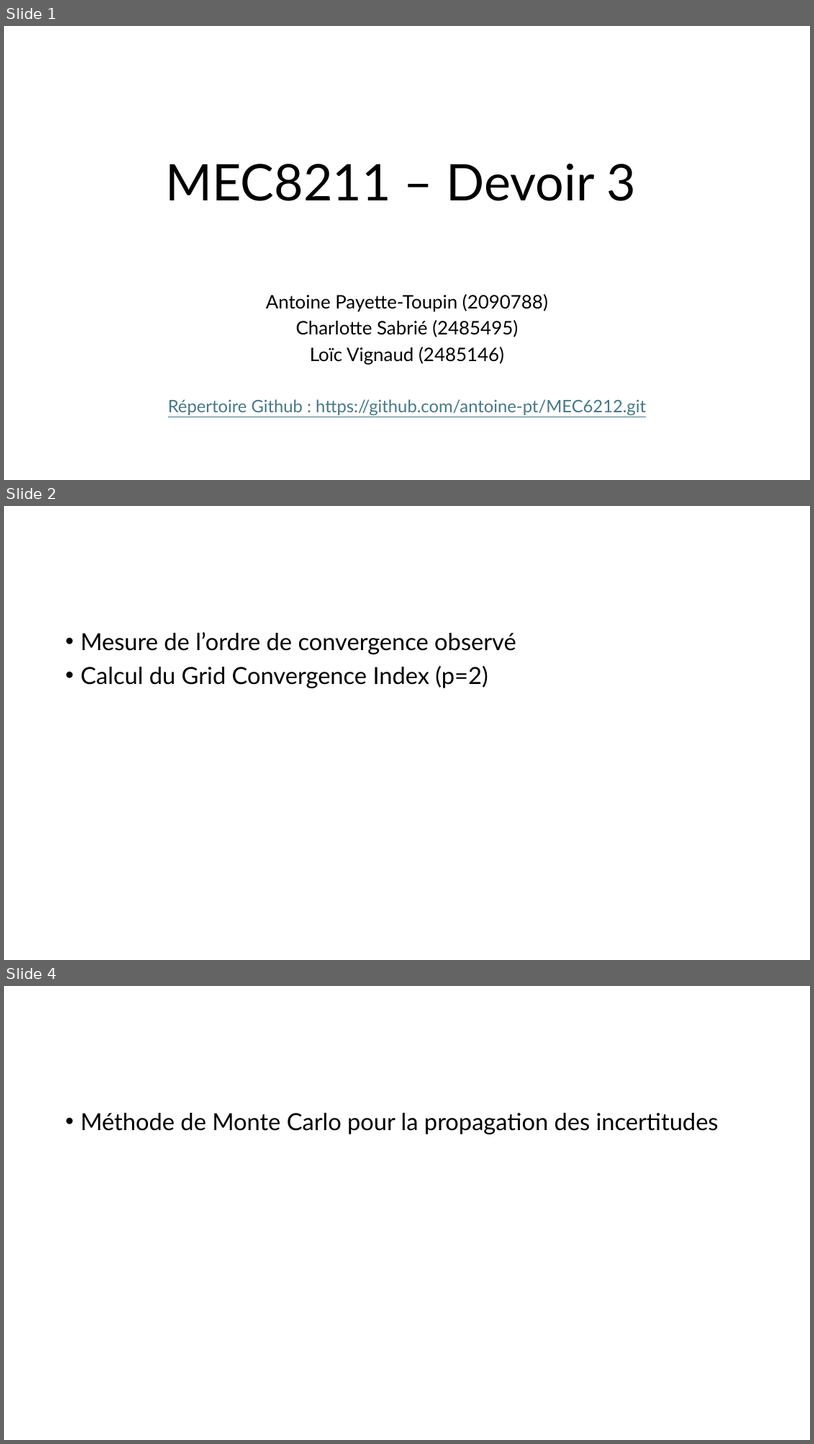
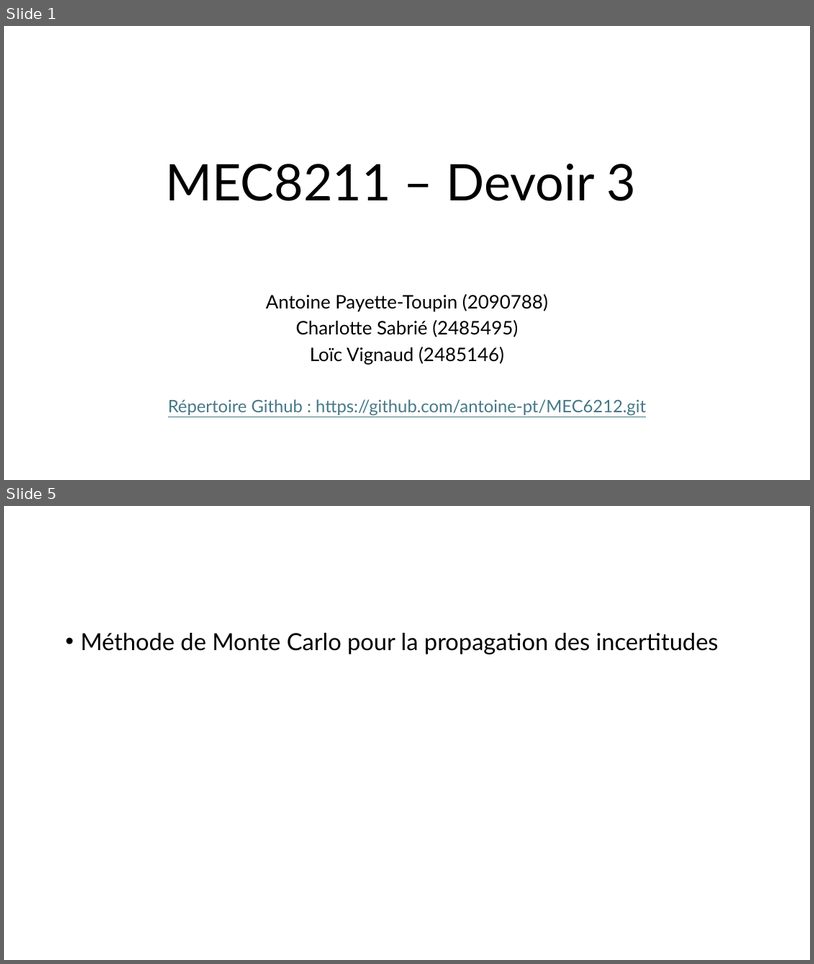
Before and after one commit to antoine-pt/MEC8211, a slide deck: MEC8211-Devoir3.pptx. Shown one above the other, each under a label of ours: slides 1, 2 and 4 before the commit, slides 1 and 5 after it; the slides between them are not shown. The pictures are 814x1444 and 814x964 pixels, drawn with LibreOffice and Linux fonts; fonts in the diff are those of the drawing; grey boxes stand for pictures. Boxes give left, top, right and bottom in pixels: in the first picture for what was removed or moved away, otherwise in the second. Text is boxed around its words. In the diff, an @@ line names an element or a change of style, - is before the commit and + after.

```diff
--- a/MEC8211-Devoir3.pptx
+++ b/MEC8211-Devoir3.pptx
@@ slide 2 removed at box(4, 506, 810, 960), background #FFFFFF @@
@@ text removed at box(80, 632, 517, 688) @@
-• Mesure de l’ordre de convergence observé
-• Calcul du Grid Convergence Index (p=2)
@@ what was slide 4 is now slide 5 @@
```
Also in this commit, not shown: 1 slide changed, 2 slides added.
